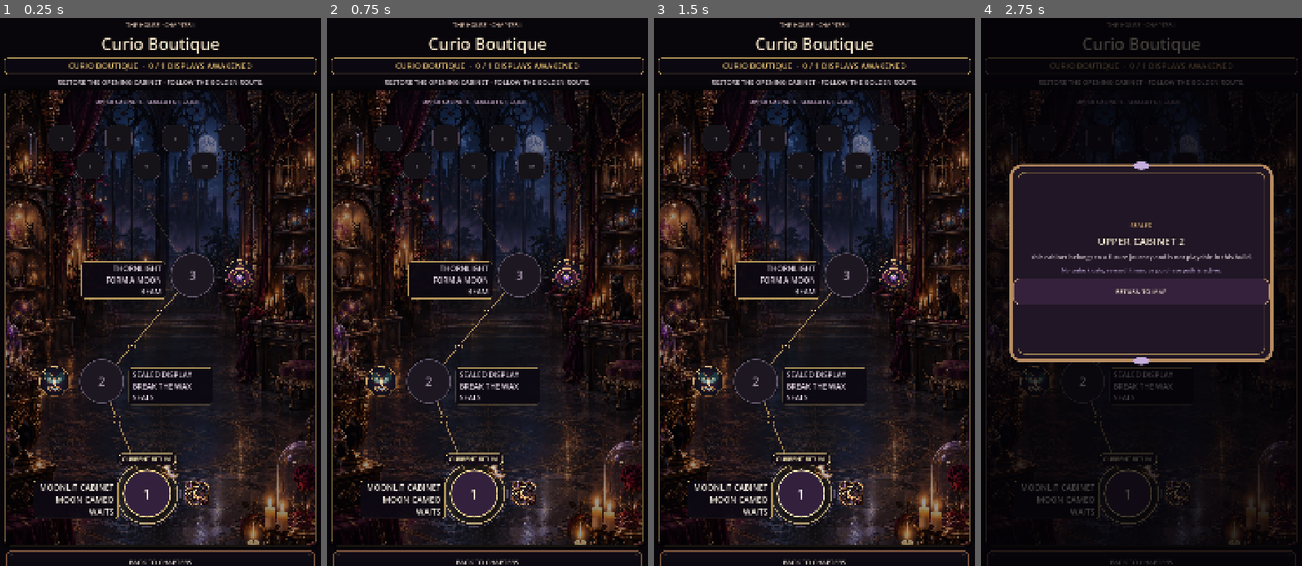
Above: before the commit, frames 1-4 (left to right).
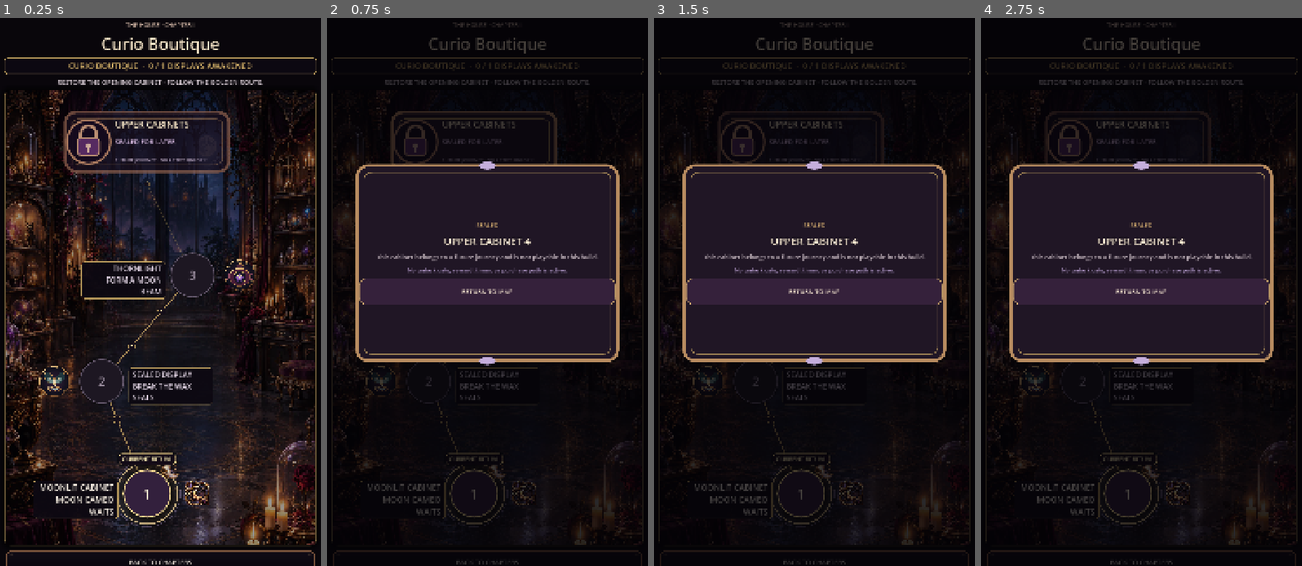
Above: after the commit, the same moments.

Repository: Jay-prodesign/akilta-match3
Game: Godot game, scene res://src/ui/map/chapter_map.tscn
Same seed, same stepped clock (60 frames per second), same inputs: the game is played once before the commit and once after it. This scene is started directly instead of the project's main scene.
Inputs (mouse positions are in pixels of both pictures, inside the frame that each line leads up to):
- Up to frame 1 (0.25 s): no input
- Up to frame 2 (0.75 s): click (474, 144) at 0.5 s, where only the run after the commit has a clickable "UPPER CABINETS"
- Up to frame 3 (1.5 s): click "1" at 1.25 s
- Up to frame 4 (2.75 s): click "2" at 2 s

The runs differ from the first frame. In frame 1, 3.3% of the frame differs, in the area x 15-77%, y 15-44%; in frame 2, 36%, in the area x 1-99%, y 0-100%; in frame 3, 36%; in frame 4, 0.6%.

Commit message:
Recompose Curio Boutique route to truthful ritual hierarchy (#131)
Verified route closure with real target-resolution render inspection. Keeps Levels 1–3 as the truthful progression path and collapses future content into one authored sealed upper-cabinets interaction.

Diff:
--- a/src/ui/map/chapter_map.tscn
+++ b/src/ui/map/chapter_map.tscn
@@ -143,6 +143,7 @@
 script = ExtResource("2_route")
 
 [node name="FutureCabinetsCaption" type="Label" parent="Layout/RoutePanel/Scroll/RouteView"]
+visible = false
 layout_mode = 0
 offset_left = 112.8
 offset_top = 24.0
@@ -155,6 +156,73 @@
 text = "UPPER CABINETS · SEALED FOR LATER"
 horizontal_alignment = 1
 
+[node name="FutureCabinetsSeal" type="Button" parent="Layout/RoutePanel/Scroll/RouteView"]
+layout_mode = 0
+offset_left = 176.0
+offset_top = 48.0
+offset_right = 764.0
+offset_bottom = 292.0
+focus_mode = 1
+clip_contents = true
+text = ""
+
+[node name="SealArt" type="TextureRect" parent="Layout/RoutePanel/Scroll/RouteView/FutureCabinetsSeal"]
+layout_mode = 1
+anchor_left = 0.03
+anchor_top = 0.08
+anchor_right = 0.31
+anchor_bottom = 0.92
+grow_horizontal = 2
+grow_vertical = 2
+mouse_filter = 2
+expand_mode = 1
+stretch_mode = 5
+modulate = Color(0.88, 0.78, 0.92, 0.9)
+
+[node name="Title" type="Label" parent="Layout/RoutePanel/Scroll/RouteView/FutureCabinetsSeal"]
+layout_mode = 1
+anchor_left = 0.32
+anchor_top = 0.14
+anchor_right = 0.96
+anchor_bottom = 0.39
+grow_horizontal = 2
+grow_vertical = 2
+mouse_filter = 2
+theme_override_colors/font_color = Color(0.98, 0.91, 0.79, 1)
+theme_override_colors/font_outline_color = Color(0.03, 0.02, 0.04, 0.96)
+theme_override_constants/outline_size = 3
+theme_override_font_sizes/font_size = 30
+text = "UPPER CABINETS"
+vertical_alignment = 1
+
+[node name="Status" type="Label" parent="Layout/RoutePanel/Scroll/RouteView/FutureCabinetsSeal"]
+layout_mode = 1
+anchor_left = 0.32
+anchor_top = 0.39
+anchor_right = 0.96
+anchor_bottom = 0.61
+grow_horizontal = 2
+grow_vertical = 2
+mouse_filter = 2
+theme_override_colors/font_color = Color(0.82, 0.71, 0.86, 1)
+theme_override_font_sizes/font_size = 22
+text = "SEALED FOR LATER"
+vertical_alignment = 1
+
+[node name="Copy" type="Label" parent="Layout/RoutePanel/Scroll/RouteView/FutureCabinetsSeal"]
+layout_mode = 1
+anchor_left = 0.32
+anchor_top = 0.61
+anchor_right = 0.96
+anchor_bottom = 0.88
+grow_horizontal = 2
+grow_vertical = 2
+mouse_filter = 2
+theme_override_colors/font_color = Color(0.69, 0.62, 0.72, 1)
+theme_override_font_sizes/font_size = 16
+text = "FUTURE JOURNEY · NO ACTIVE UNLOCK"
+vertical_alignment = 1
+
 [node name="FrontierFocus" type="TextureRect" parent="Layout/RoutePanel/Scroll/RouteView"]
 visible = false
 layout_mode = 0
@@ -285,7 +353,9 @@
 modulate = Color(1, 1, 1, 0.94)
 
 [node name="Level4" type="Button" parent="Layout/RoutePanel/Scroll/RouteView"]
-layout_mode = 0
+visible = false
+layout_mode = 0
+mouse_filter = 2
 offset_left = 144.0
 offset_top = 114.0
 offset_right = 232.0
@@ -298,7 +368,9 @@
 layout_mode = 0
 
 [node name="Level5" type="Button" parent="Layout/RoutePanel/Scroll/RouteView"]
-layout_mode = 0
+visible = false
+layout_mode = 0
+mouse_filter = 2
 offset_left = 332.0
 offset_top = 114.0
 offset_right = 420.0
@@ -311,7 +383,9 @@
 layout_mode = 0
 
 [node name="Level6" type="Button" parent="Layout/RoutePanel/Scroll/RouteView"]
-layout_mode = 0
+visible = false
+layout_mode = 0
+mouse_filter = 2
 offset_left = 520.0
 offset_top = 114.0
 offset_right = 608.0
@@ -324,7 +398,9 @@
 layout_mode = 0
 
 [node name="Level7" type="Button" parent="Layout/RoutePanel/Scroll/RouteView"]
-layout_mode = 0
+visible = false
+layout_mode = 0
+mouse_filter = 2
 offset_left = 708.0
 offset_top = 114.0
 offset_right = 796.0
@@ -337,7 +413,9 @@
 layout_mode = 0
 
 [node name="Level8" type="Button" parent="Layout/RoutePanel/Scroll/RouteView"]
-layout_mode = 0
+visible = false
+layout_mode = 0
+mouse_filter = 2
 offset_left = 238.0
 offset_top = 206.0
 offset_right = 326.0
@@ -350,7 +428,9 @@
 layout_mode = 0
 
 [node name="Level9" type="Button" parent="Layout/RoutePanel/Scroll/RouteView"]
-layout_mode = 0
+visible = false
+layout_mode = 0
+mouse_filter = 2
 offset_left = 426.0
 offset_top = 206.0
 offset_right = 514.0
@@ -363,7 +443,9 @@
 layout_mode = 0
 
 [node name="Level10" type="Button" parent="Layout/RoutePanel/Scroll/RouteView"]
-layout_mode = 0
+visible = false
+layout_mode = 0
+mouse_filter = 2
 offset_left = 614.0
 offset_top = 206.0
 offset_right = 702.0
--- a/src/ui/map/chapter_route_view.gd
+++ b/src/ui/map/chapter_route_view.gd
@@ -12,7 +12,9 @@
 const ROSE := Color("#C98BA8")
 const PieceAssetLoader = preload("res://src/match3/presentation/piece_asset_loader.gd")
 const ScreenArt = preload("res://src/ui/shared/screen_art_registry.gd")
+const ProductionChrome = preload("res://src/ui/theme/production_chrome.gd")
 const FRONTIER_ART_PATH := "res://assets/pieces/moon_sigil.webp"
+const FUTURE_SEAL_ART_PATH := "res://assets/ui/gameplay/booster_sealed_badge_v01.svg"
 const RELIC_ART_PATHS := {
 	1: "res://assets/curios/ch01_curio_moon_cameo_awakened_v01.webp",
 	2: "res://assets/curios/ch01_curio_moth_reliquary.png",
@@ -33,6 +35,8 @@
 var _frontier_level: int = -1
 var _frontier_focus: TextureRect
 var _frontier_label: Label
+var _future_seal_button: Button
+var _future_seal_art: TextureRect
 
 func _ready() -> void:
 	_bind_authored_route()
@@ -57,6 +61,9 @@
 
 func get_frontier_level() -> int:
 	return _frontier_level
+
+func get_future_seal_button() -> Button:
+	return _future_seal_button
 
 func _bind_authored_route() -> void:
 	custom_minimum_size = Vector2(route_width, 1500.0)
@@ -68,8 +75,16 @@
 
 	_frontier_focus = get_node_or_null("FrontierFocus") as TextureRect
 	_frontier_label = get_node_or_null("FrontierFocusLabel") as Label
+	_future_seal_button = get_node_or_null("FutureCabinetsSeal") as Button
+	_future_seal_art = get_node_or_null("FutureCabinetsSeal/SealArt") as TextureRect
 	if _frontier_focus != null:
 		_frontier_focus.texture = PieceAssetLoader.ornament(FRONTIER_ART_PATH)
+	if _future_seal_art != null:
+		_future_seal_art.texture = PieceAssetLoader.ornament(FUTURE_SEAL_ART_PATH)
+	if _future_seal_button != null:
+		ProductionChrome.apply_interactive_button(_future_seal_button, false, "chapter_future_seal")
+		_future_seal_button.tooltip_text = "Upper cabinets · future journey · no active unlock"
+		_future_seal_button.pressed.connect(_request_future_cabinets)
 
 	for level_number in range(1, visible_route_levels + 1):
 		var button := get_node_or_null("Level%d" % level_number) as Button
@@ -79,6 +94,8 @@
 			continue
 		button.tooltip_text = _tooltip_for(level_number)
 		button.pressed.connect(_request.bind(level_number))
+		button.visible = level_number <= 3
+		label.visible = level_number <= 3
 		_level_buttons[level_number] = button
 		_level_labels[level_number] = label
 		_centers[level_number] = button.position + button.size * 0.5
@@ -102,6 +119,11 @@
 		var plate := label.get_theme_stylebox("normal") if label != null else null
 		opening_labels_readable = opening_labels_readable and label != null and label.get_theme_font_size("font_size") >= 25 and plate is StyleBoxFlat and (plate as StyleBoxFlat).bg_color.a >= 0.9
 	var frontier_plate := _frontier_label.get_theme_stylebox("normal") if _frontier_label != null else null
+	var future_levels_suppressed := true
+	for level_number in range(4, visible_route_levels + 1):
+		var future_button := _level_buttons.get(level_number) as Button
+		var future_label := _level_labels.get(level_number) as Label
+		future_levels_suppressed = future_levels_suppressed and future_button != null and not future_button.visible and future_label != null and not future_label.visible
 	return {
 		"authored_level_slots": _level_buttons.size() == visible_route_levels and _level_labels.size() == visible_route_levels,
 		"authored_frontier_slots": _frontier_focus != null and _frontier_label != null,
@@ -109,6 +131,9 @@
 		"raster_relics_loaded": raster_relics_loaded,
 		"opening_label_readability": opening_labels_readable,
 		"frontier_label_readability": _frontier_label != null and _frontier_label.get_theme_font_size("font_size") >= 20 and frontier_plate is StyleBoxFlat,
+		"future_seal_authored": _future_seal_button != null and _future_seal_button.visible and _future_seal_art != null and _future_seal_art.texture != null,
+		"future_seal_raster_or_vector_art": FUTURE_SEAL_ART_PATH.ends_with(".webp") or FUTURE_SEAL_ART_PATH.ends_with(".png") or FUTURE_SEAL_ART_PATH.ends_with(".svg"),
+		"future_levels_visually_suppressed": future_levels_suppressed,
 		"runtime_node_factory": false,
 		"runtime_route_vfx_allowed": true,
 	}
@@ -119,6 +144,9 @@
 		return
 	var kind := "future_content" if level_number > canonical_level_cap else "progression_locked"
 	sealed_level_requested.emit(level_number, kind)
+
+func _request_future_cabinets() -> void:
+	sealed_level_requested.emit(4, "future_content")
 
 func _refresh() -> void:
 	if not is_node_ready() or _level_buttons.is_empty():
@@ -142,6 +170,8 @@
 		_level_states[level_number] = state
 		button.set_meta("level_state", state)
 		button.set_meta("sealed_kind", "" if open else ("future_content" if level_number > canonical_level_cap else "progression_locked"))
+		button.visible = level_number <= 3
+		label.visible = level_number <= 3
 		button.disabled = false
 		button.text = "✓" if completed else str(level_number)
 		button.tooltip_text = _tooltip_for(level_number)
@@ -266,11 +296,9 @@
 		draw_arc(frontier_center, frontier_radius + 8.0, 0.0, TAU, 48, Color("#F2D49A", 0.82), 4.0)
 		draw_arc(frontier_center, frontier_radius + 18.0, 0.0, TAU, 48, Color("#BFA5D8", 0.34), 2.0)
 
-	# Future levels remain visibly connected but subordinate to the opening
-	# three-level journey. Their lock/state styling is owned by live buttons.
-	var future_hub := Vector2(route_width * 0.50, 385.0)
-	draw_line(get_level_center(3), future_hub, Color(GOLD, 0.24), 2.0, true)
-	draw_circle(future_hub, 8.0, Color("#130D18", 0.90))
-	draw_arc(future_hub, 8.0, 0.0, TAU, 18, Color(GOLD, 0.38), 1.5)
-	for level_number in range(4, visible_route_levels + 1):
-		draw_line(future_hub, get_level_center(level_number), Color(LILAC, 0.11), 1.2, true)
+	# Future journey content is represented by one truthful authored seal card,
+	# not seven tiny pseudo-level nodes. Keep only a restrained continuation line.
+	var future_seal_anchor := Vector2(route_width * 0.50, 310.0)
+	draw_line(get_level_center(3), future_seal_anchor, Color(GOLD, 0.26), 3.0, true)
+	draw_circle(future_seal_anchor, 8.0, Color("#130D18", 0.92))
+	draw_arc(future_seal_anchor, 8.0, 0.0, TAU, 18, Color(GOLD, 0.44), 1.5)
--- a/tests/integration/test_chapter_route_frontier.gd
+++ b/tests/integration/test_chapter_route_frontier.gd
@@ -69,9 +69,11 @@
 	await process_frame
 	_expect(route.get_frontier_level() == -1, "3/3 route must have no unfinished current frontier")
 	_expect(route.get_level_state(1) == "completed" and route.get_level_state(2) == "completed" and route.get_level_state(3) == "completed", "opening trio must all be completed at 3/3")
-	_expect(route.get_level_state(4) == "locked", "future route must remain locked after opening completion")
-	_expect(route.get_level_button(4) != null and not route.get_level_button(4).disabled, "future Level 4 must remain inspectable while sealed")
-	route.get_level_button(4).emit_signal("pressed")
+	_expect(route.get_level_state(4) == "locked", "future route compatibility slot must remain locked after opening completion")
+	var future_seal: Button = route.get_future_seal_button()
+	_expect(future_seal != null and future_seal.visible and not future_seal.disabled, "future journey must expose one inspectable sealed upper-cabinets card")
+	_expect(route.get_level_button(4) != null and not route.get_level_button(4).visible, "future Level 4 compatibility node must not appear as a pseudo-playable map node")
+	future_seal.emit_signal("pressed")
 	await process_frame
 	var future_sealed: Dictionary = screen.sealed_explanation_contract()
 	_expect(bool(future_sealed.get("open", false)), "future cabinet must open sealed explanation")
--- a/tests/unit/test_chapter_route_authored_screen.gd
+++ b/tests/unit/test_chapter_route_authored_screen.gd
@@ -51,13 +51,20 @@
 	_expect(bool(contract.get("raster_relics_loaded", false)), "S03 opening relic identity art must use production raster assets")
 	_expect(bool(contract.get("opening_label_readability", false)), "S03 opening ritual captions must retain readable authored plates")
 	_expect(bool(contract.get("frontier_label_readability", false)), "S03 CURRENT RITUAL label must retain readable authored plate")
+	_expect(bool(contract.get("future_seal_authored", false)), "S03 future journey must use one authored sealed upper-cabinets card")
+	_expect(bool(contract.get("future_levels_visually_suppressed", false)), "S03 future compatibility slots must stay out of the player-facing route")
 	_expect(not bool(contract.get("runtime_node_factory", true)), "S03 must not rebuild route nodes at runtime")
 
-	for level_number in range(1, 11):
+	for level_number in range(1, 4):
 		var button := route.get_level_button(level_number) as Button
-		_expect(button != null, "Authored route button missing for level %d" % level_number)
+		_expect(button != null, "Authored opening route button missing for level %d" % level_number)
 		if button != null:
-			_expect(button.size.x >= 52.0 and button.size.y >= 52.0, "Route level %d must retain a mobile touch target" % level_number)
+			_expect(button.visible and button.size.x >= 52.0 and button.size.y >= 52.0, "Opening route level %d must retain a visible mobile touch target" % level_number)
+	for level_number in range(4, 11):
+		var future_button := route.get_level_button(level_number) as Button
+		_expect(future_button != null and not future_button.visible, "Future route compatibility node %d must remain visually suppressed" % level_number)
+	var future_seal := route.get_future_seal_button() as Button
+	_expect(future_seal != null and future_seal.visible and future_seal.size.x >= 280.0 and future_seal.size.y >= 120.0, "Future upper-cabinets seal must be a clear mobile interaction")
 
 	_expect(route.get_frontier_level() == 1, "Fresh route frontier must point to Level 1")
 	var frontier_focus := route.get_node_or_null("FrontierFocus") as TextureRect
--- a/tests/visual/capture_chapter_route_frontier.gd
+++ b/tests/visual/capture_chapter_route_frontier.gd
@@ -43,9 +43,12 @@
 		if not await _save(screen, String(state["name"])):
 			return
 		if int(state["wins"]) == 3:
-			var future_button: Button = route.get_level_button(4)
-			if future_button == null or future_button.disabled:
-				return _fail(screen, "future cabinet must remain inspectable")
+			var future_button: Button = route.get_future_seal_button()
+			if future_button == null or future_button.disabled or not future_button.visible:
+				return _fail(screen, "future upper-cabinets seal must remain inspectable")
+			var hidden_future: Button = route.get_level_button(4)
+			if hidden_future == null or hidden_future.visible:
+				return _fail(screen, "future compatibility level nodes must not return to the player-facing route")
 			future_button.emit_signal("pressed")
 			await process_frame
 			await process_frame
